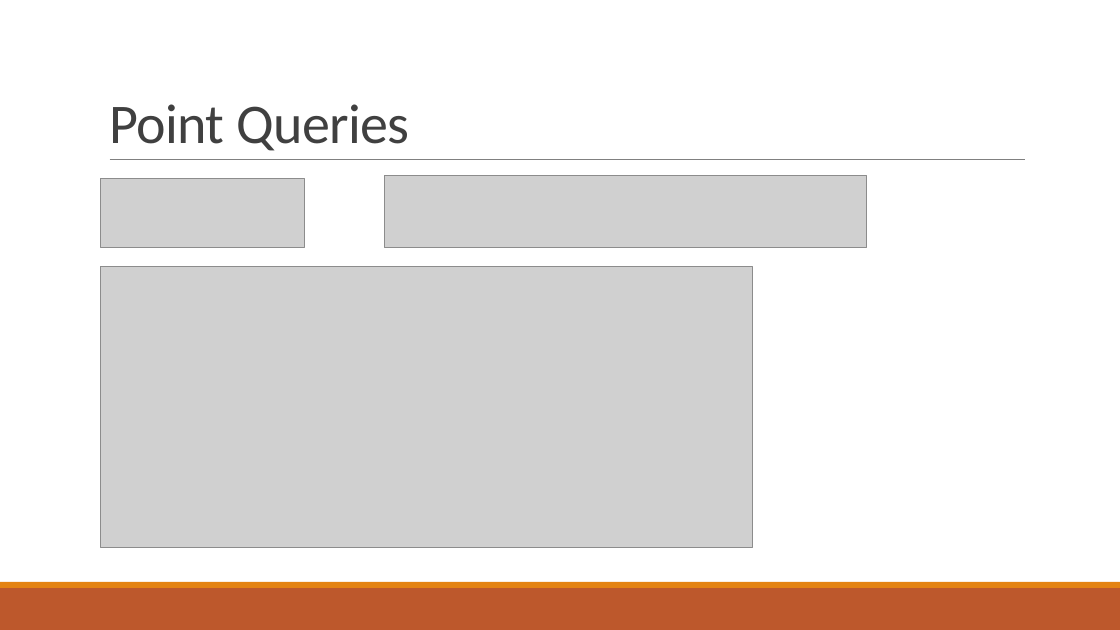
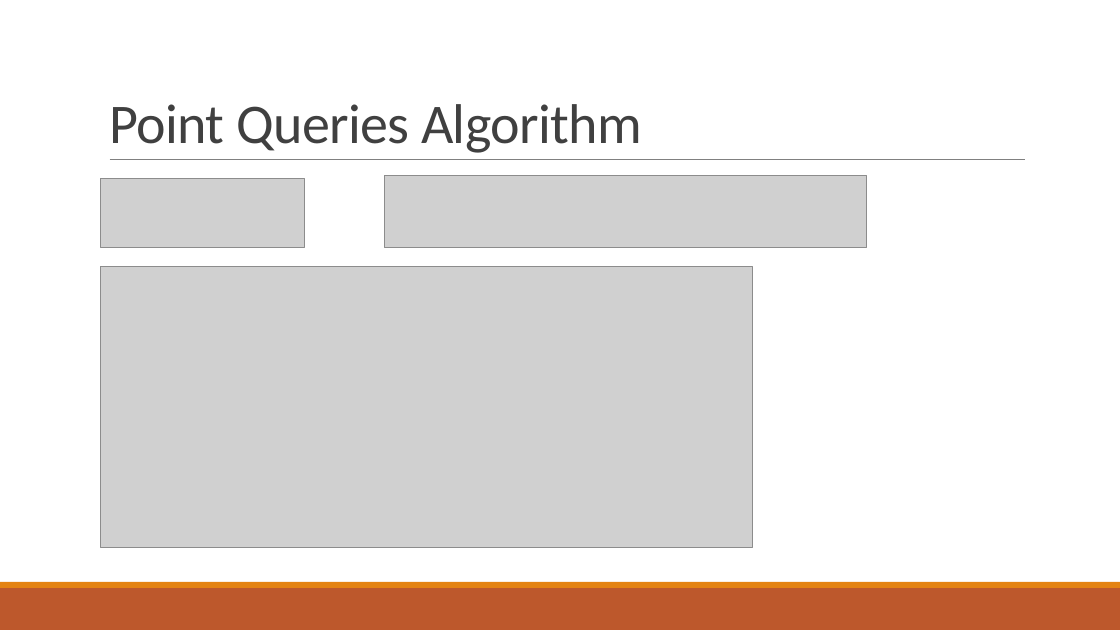
Before and after one commit to ewagner46/count_min_sketch_technical_summary, a slide deck: slide 7 of count_min_sketch_talk.pptx (slide 4 before the commit). Drawn at 1120x630 pixels with LibreOffice and Linux fonts; fonts in the diff are those of the drawing; grey boxes stand for pictures. Boxes give left, top, right and bottom in pixels: in the first picture for what was removed or moved away, otherwise in the second. Text is boxed around its words. In the diff, an @@ line names an element or a change of style, - is before the commit and + after.

```diff
--- a/count_min_sketch_talk.pptx
+++ b/count_min_sketch_talk.pptx
@@ title at (109, 104, 642, 153): text changed @@
-Point Queries
+Point Queries Algorithm
```
Also in this commit, not shown: 2 other slides changed, 4 slides added, 1 slide removed, 1 other file.
